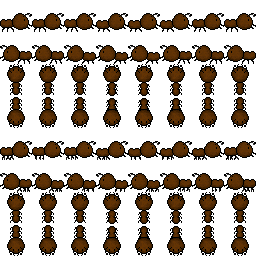
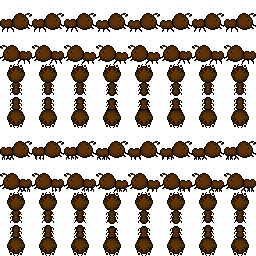
Layers edited between the first and the second 256 × 256 image:
painted on "Ebene 33" over <box>10,179,254,237</box>
removed layer "Ebene 32" over <box>10,179,254,237</box>
